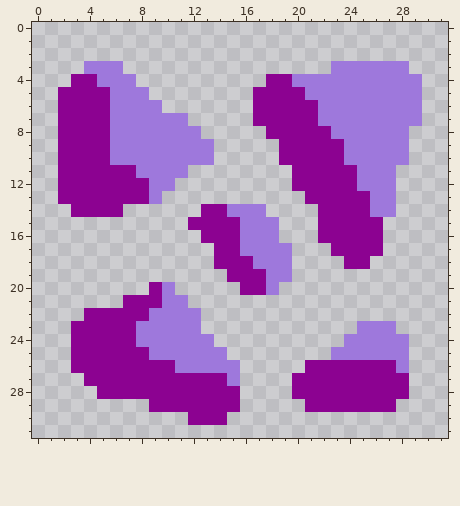
File history of a pixel-art sprite, sprites/blocks/environment/steel-sedimentation3.png. That is the earlier state.
The file is 32x32 pixels.
Now the later version:
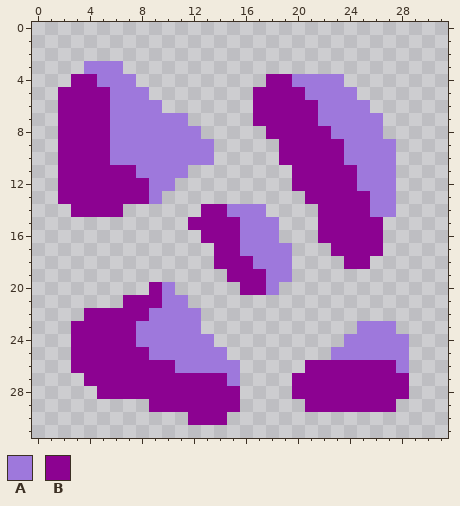
Palette (. is transparent): A #9e78dc  B #8c0291
What changed:
@@ x 21..31 @@
  2 ...........
- 3 ..AAAAAA...
- 4 AAAAAAAAA..
- 5 AAAAAAAAA..
- 6 BAAAAAAAA..
- 7 BAAAAAAAA..
- 8 BBAAAAAA...
- 9 BBBAAAAA...
-10 BBBAAAAA...
+ 3 ...........
+ 4 AAA........
+ 5 AAAA.......
+ 6 BAAAA......
+ 7 BAAAAA.....
+ 8 BBAAAA.....
+ 9 BBBAAAA....
+10 BBBAAAA....
 11 BBBBAAA....
